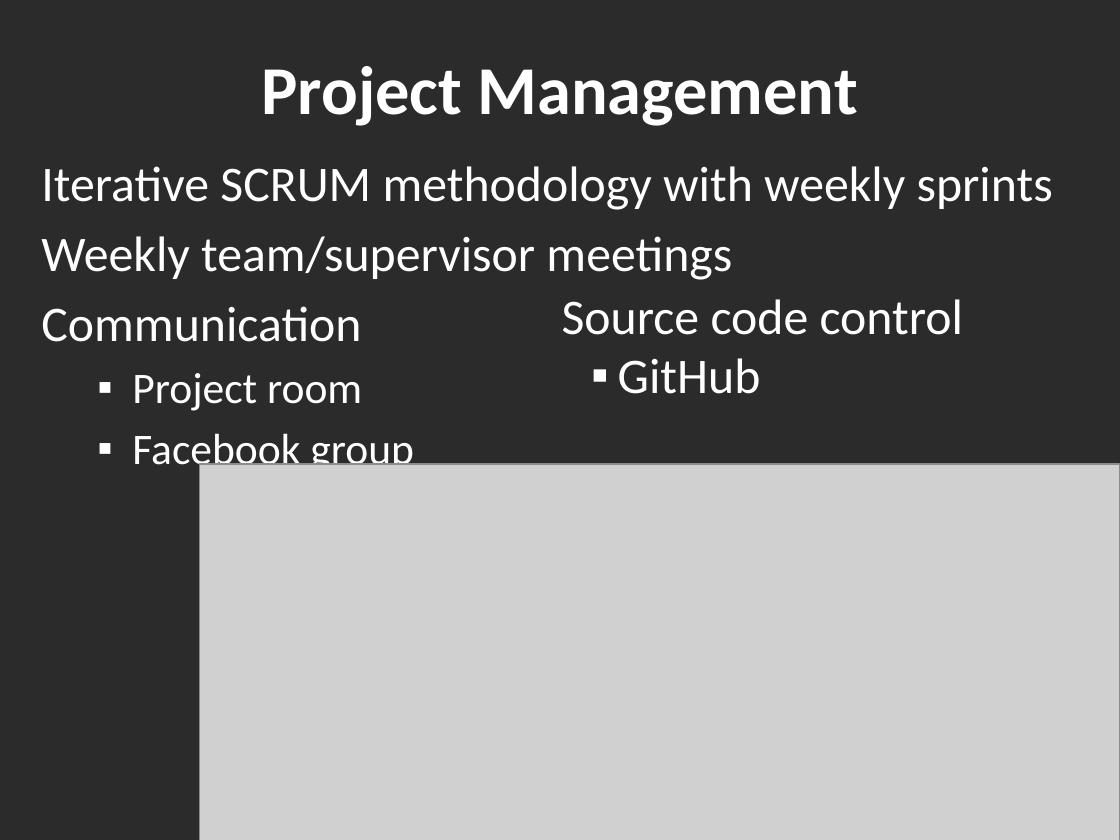
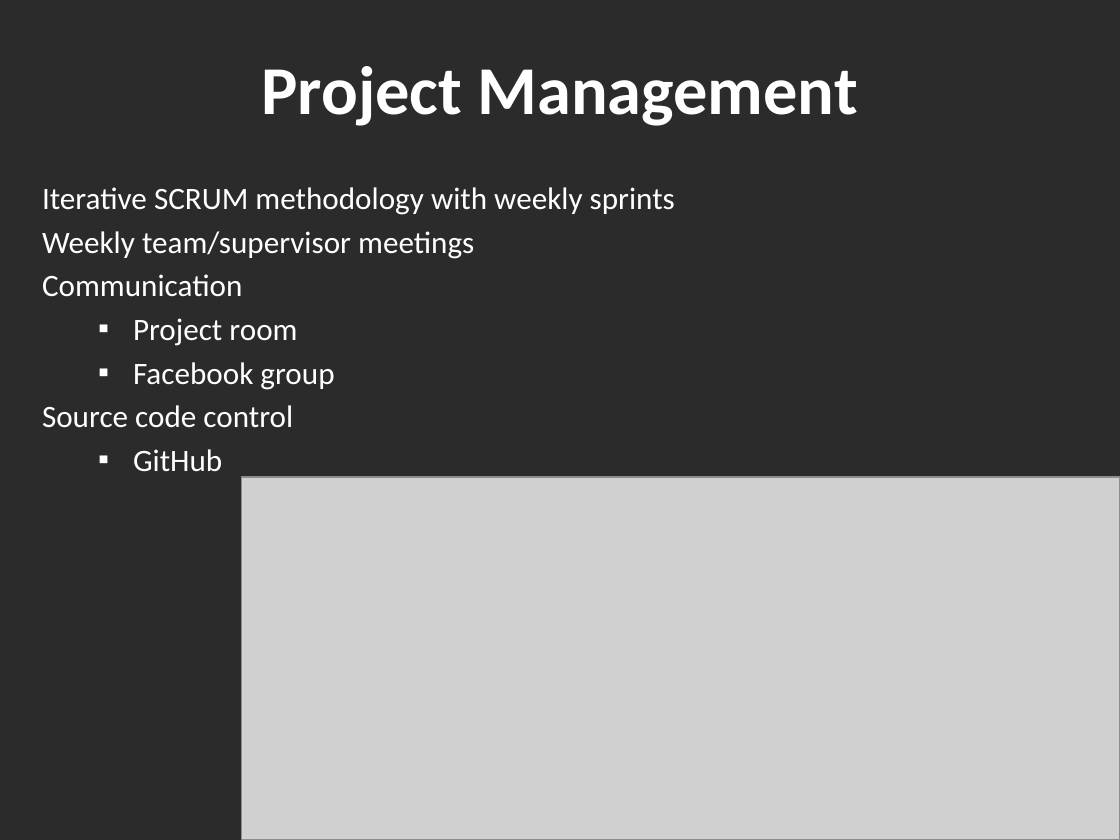
Before and after one commit to Hankli/VirtualEnvironments-Project, a slide deck: slide 7 of Documents/Presentations/Final Presentation v2.pptx. Drawn at 1120x840 pixels with LibreOffice and Linux fonts; fonts in the diff are those of the drawing; grey boxes stand for pictures; background and template pictures are left out; a plain dark background stands for a picture behind light text. Boxes give left, top, right and bottom in pixels: in the first picture for what was removed or moved away, otherwise in the second. Text is boxed around its words. In the diff, an @@ line names an element or a change of style, - is before the commit and + after.

```diff
--- a/Documents/Presentations/Final Presentation v2.pptx
+++ b/Documents/Presentations/Final Presentation v2.pptx
@@ text "Iterative SCRUM methodology with weekly ...": place and size @@
-text "Iterative SCRUM methodology with weekly ..." at [41, 166, 1053, 475]
+text "Iterative SCRUM methodology with weekly ..." at [42, 187, 675, 472]
@@ text at [42, 187, 675, 390]: size 32 to 20 pt in "Iterative SCRUM methodology with weekly sprints", "Weekly team/supervisor meetings", "Communication"; size 28 to 20 pt in "Project room", "Facebook group"; less space between paragraphs @@
@@ text removed at [562, 299, 963, 394] @@
-Source code control
-  ▪ GitHub
@@ text at [42, 405, 293, 472]: paragraphs added @@
+Source code control
+  ▪ GitHub
@@ picture: place and size @@
-picture at [199, 464, 1120, 840]
+picture at [242, 477, 1120, 840]
```
Also in this commit, not shown: 16 other slides changed, 7 other files.
